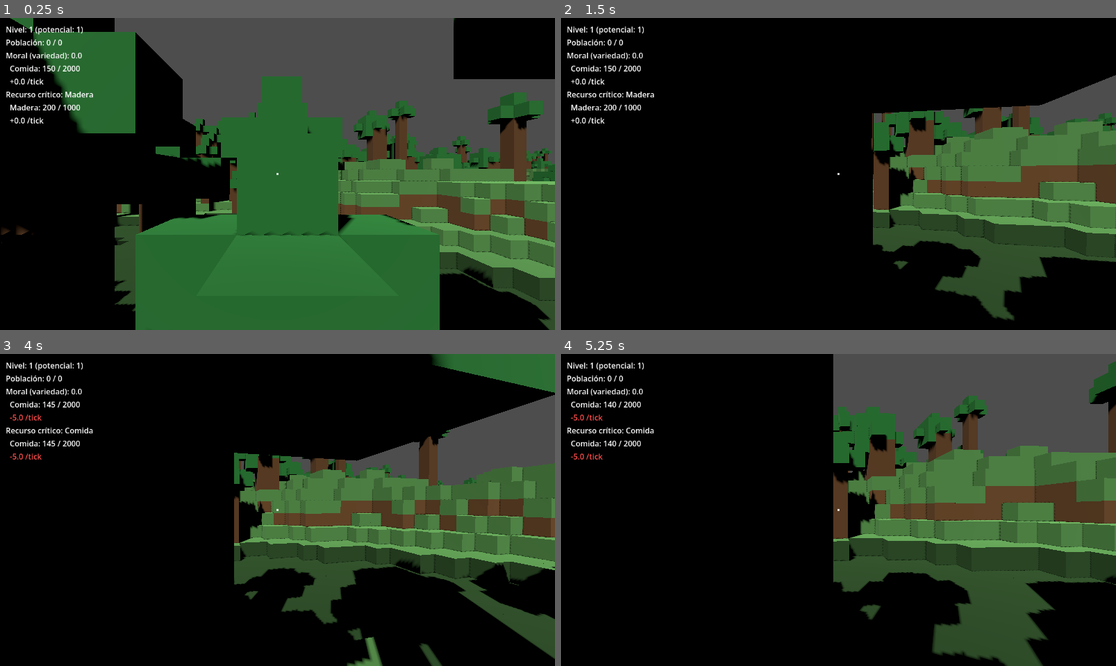
Above: before the commit, frames 1-4 (two rows, left to right).
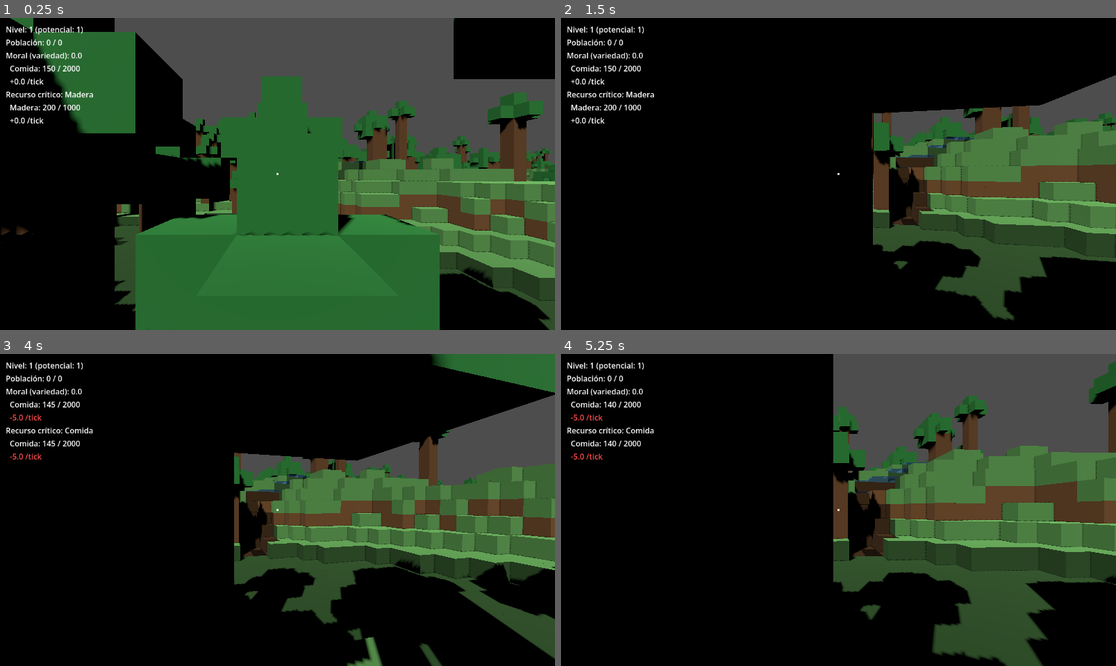
Above: after the commit, the same moments.

Repository: gigalipa/craft-to-nation
Game: Godot game, scene res://scenes/Main.tscn
Two runs of this game, one before a commit and one after it. Both use one fixed random seed, a clock stepped at 60 frames per second and the inputs below.
Inputs (mouse positions are in pixels of both pictures, inside the frame that each line leads up to):
- Up to frame 1 (0.25 s): no input
- Up to frame 2 (1.5 s): tap Enter at 0.5 s; move the mouse to (866, 174) at 0.52 s; hold Shift 0.53-1.28 s; hold W from 0.53 s (still down); click (866, 174) at 0.67 s; tap Space at 0.77 s; move the mouse to (810, 174) at 1.27 s; tap Ctrl at 1.35 s
- Up to frame 3 (4 s): keep holding W; tap Space at 1.52, 2.75, 3.02, 3.77 s; move the mouse to (288, 503) at 2.02 s; hold Q 2.03-2.78 s; move the mouse to (271, 516) at 2.77 s; tap E at 2.85 s; click (271, 516) at 2.92 s; move the mouse to (316, 513) at 3.52 s; tap 1 at 3.6 s
- Up to frame 4 (5.25 s): keep holding W; move the mouse to (794, 506) at 4.27 s; tap 2 at 4.35 s; tap Space at 4.52 s; tap Enter at 5 s; move the mouse to (844, 510) at 5.02 s; tap 0 at 5.1 s; click (844, 510) at 5.17 s

The runs differ from the first frame. In frame 1, 0.2% of the frame differs, in the area x 60-66%, y 46-52%; in frame 2, 2.2%; in frame 3, 1.6%; in frame 4, 2.9%, in the area x 50-96%, y 15-72%.

Commit message:
fix: naciente de río nace un poco más abajo de la cumbre (margen [4,2])
Ajuste de balance pendiente de la sesión de ríos/cascadas: deja más
margen desde la cumbre para que la naciente no aparezca en el pico
más inestable del relieve.

Co-Authored-By: Claude Sonnet 5 <noreply@anthropic.com>
Claude-Session: https://claude.ai/code/session_01SJTyjZex75AFX3j4vFf7i6

Diff:
--- a/godot/scenes/Main.tscn
+++ b/godot/scenes/Main.tscn
@@ -90,67 +90,67 @@
 layout_mode = 2
 text = "  +0.0 /tick"
 
-[node name="MinaFicha" type="VBoxContainer" parent="HUDLayer"]
+[node name="MinaFicha" type="VBoxContainer" parent="HUDLayer" unique_id=382321728]
 visible = false
 offset_left = 12.0
 offset_top = 160.0
 offset_right = 320.0
 offset_bottom = 280.0
 
-[node name="CostoLabel" type="Label" parent="HUDLayer/MinaFicha"]
+[node name="CostoLabel" type="Label" parent="HUDLayer/MinaFicha" unique_id=1528040882]
 layout_mode = 2
 
-[node name="PersonalLabel" type="Label" parent="HUDLayer/MinaFicha"]
+[node name="PersonalLabel" type="Label" parent="HUDLayer/MinaFicha" unique_id=1629101157]
 layout_mode = 2
 
-[node name="AlmacenamientoLabel" type="Label" parent="HUDLayer/MinaFicha"]
+[node name="AlmacenamientoLabel" type="Label" parent="HUDLayer/MinaFicha" unique_id=128478959]
 layout_mode = 2
 
-[node name="TasasLabel" type="Label" parent="HUDLayer/MinaFicha"]
+[node name="TasasLabel" type="Label" parent="HUDLayer/MinaFicha" unique_id=981453828]
 layout_mode = 2
 autowrap_mode = 2
 
-[node name="CazaFicha" type="VBoxContainer" parent="HUDLayer"]
+[node name="CazaFicha" type="VBoxContainer" parent="HUDLayer" unique_id=672351415]
 visible = false
 offset_left = 12.0
 offset_top = 160.0
 offset_right = 320.0
 offset_bottom = 280.0
 
-[node name="CostoLabel" type="Label" parent="HUDLayer/CazaFicha"]
+[node name="CostoLabel" type="Label" parent="HUDLayer/CazaFicha" unique_id=359706175]
 layout_mode = 2
 
-[node name="PersonalLabel" type="Label" parent="HUDLayer/CazaFicha"]
+[node name="PersonalLabel" type="Label" parent="HUDLayer/CazaFicha" unique_id=724885069]
 layout_mode = 2
 
-[node name="AlmacenamientoLabel" type="Label" parent="HUDLayer/CazaFicha"]
+[node name="AlmacenamientoLabel" type="Label" parent="HUDLayer/CazaFicha" unique_id=1670008041]
 layout_mode = 2
 
-[node name="TasasLabel" type="Label" parent="HUDLayer/CazaFicha"]
+[node name="TasasLabel" type="Label" parent="HUDLayer/CazaFicha" unique_id=785027141]
 layout_mode = 2
 autowrap_mode = 2
 
-[node name="MaderoFicha" type="VBoxContainer" parent="HUDLayer"]
+[node name="MaderoFicha" type="VBoxContainer" parent="HUDLayer" unique_id=1476136460]
 visible = false
 offset_left = 12.0
 offset_top = 160.0
 offset_right = 320.0
 offset_bottom = 280.0
 
-[node name="CostoLabel" type="Label" parent="HUDLayer/MaderoFicha"]
+[node name="CostoLabel" type="Label" parent="HUDLayer/MaderoFicha" unique_id=683074046]
 layout_mode = 2
 
-[node name="PersonalLabel" type="Label" parent="HUDLayer/MaderoFicha"]
+[node name="PersonalLabel" type="Label" parent="HUDLayer/MaderoFicha" unique_id=1965089747]
 layout_mode = 2
 
-[node name="AlmacenamientoLabel" type="Label" parent="HUDLayer/MaderoFicha"]
+[node name="AlmacenamientoLabel" type="Label" parent="HUDLayer/MaderoFicha" unique_id=1489597917]
 layout_mode = 2
 
-[node name="TasasLabel" type="Label" parent="HUDLayer/MaderoFicha"]
+[node name="TasasLabel" type="Label" parent="HUDLayer/MaderoFicha" unique_id=728635545]
 layout_mode = 2
 autowrap_mode = 2
 
-[node name="ModoDeconstruccionLabel" type="Label" parent="HUDLayer"]
+[node name="ModoDeconstruccionLabel" type="Label" parent="HUDLayer" unique_id=1106098849]
 visible = false
 offset_left = 12.0
 offset_top = 300.0
--- a/godot/scripts/GeneradorMundo.gd
+++ b/godot/scripts/GeneradorMundo.gd
@@ -297,7 +297,7 @@
 ## ahí de inmediato (cauce de 1 sola celda, descartado). El margen superior
 ## excluye esa franja más alta y caótica, dejando nacer los ríos desde el
 ## "hombro" más estable de la montaña, un poco por debajo de la cumbre.
-const MARGEN_NACIENTE_RIO: Array[int] = [5, 1]
+const MARGEN_NACIENTE_RIO: Array[int] = [4, 2]
 
 ## Distancia mínima en línea recta (celdas) entre dos nacientes elegidas —
 ## evita que varios de los NUM_RIOS ríos nazcan todos de la misma montaña
Not shown: 1 places in godot/scenes/Main.tscn that only renumber resources
